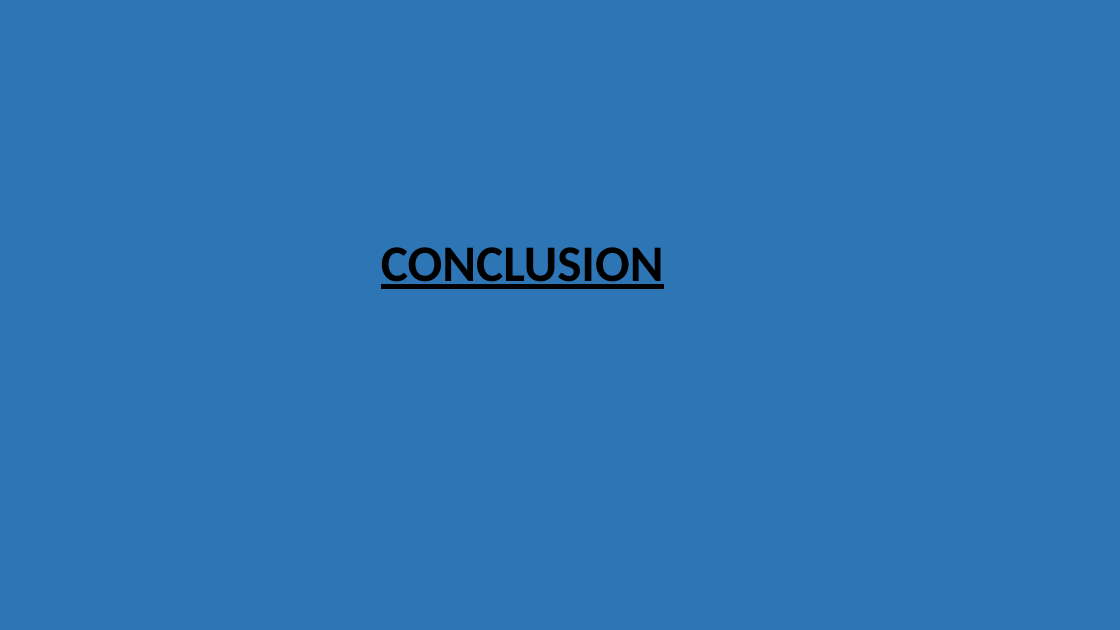
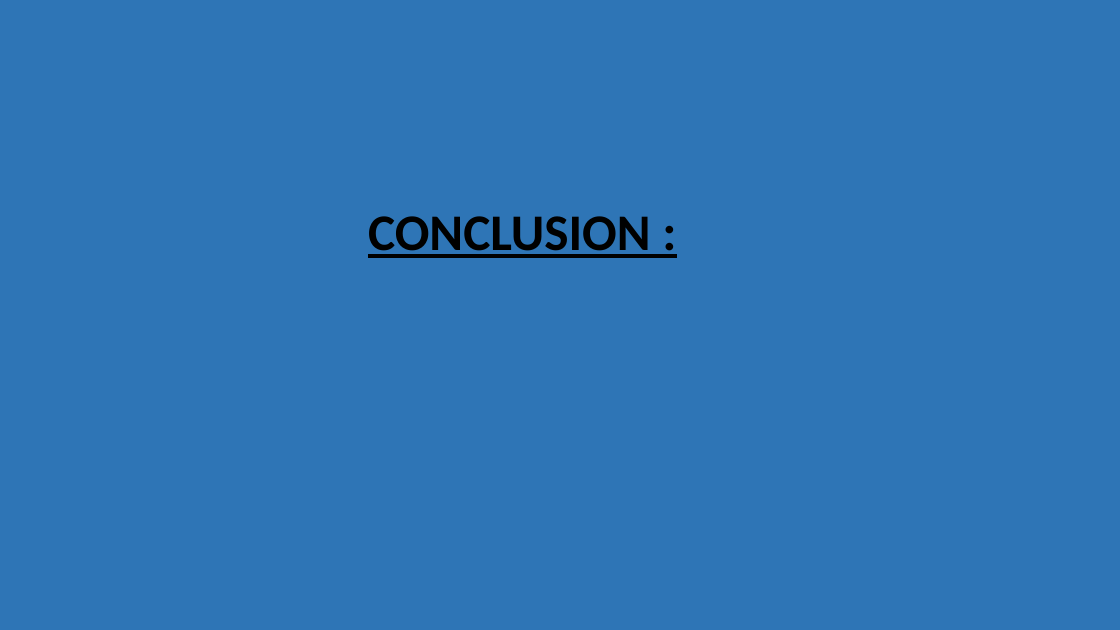
Before and after one commit to Nadia78/easyhr2, a slide deck: slide 8 of bdd/Easyhr.pptx. Drawn at 1120x630 pixels with LibreOffice and Linux fonts; fonts in the diff are those of the drawing. Boxes give left, top, right and bottom in pixels: in the first picture for what was removed or moved away, otherwise in the second. Text is boxed around its words. In the diff, an @@ line names an element or a change of style, - is before the commit and + after.

```diff
--- a/bdd/Easyhr.pptx
+++ b/bdd/Easyhr.pptx
@@ title at [368, 216, 651, 258]: text changed @@
-CONCLUSION
+CONCLUSION :
```
Also in this commit, not shown: 4 other slides changed.
